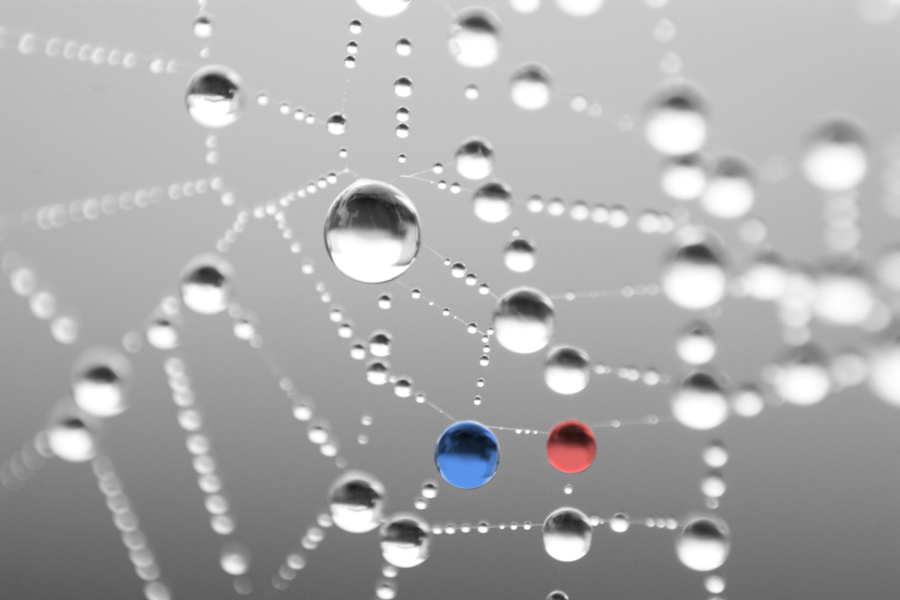
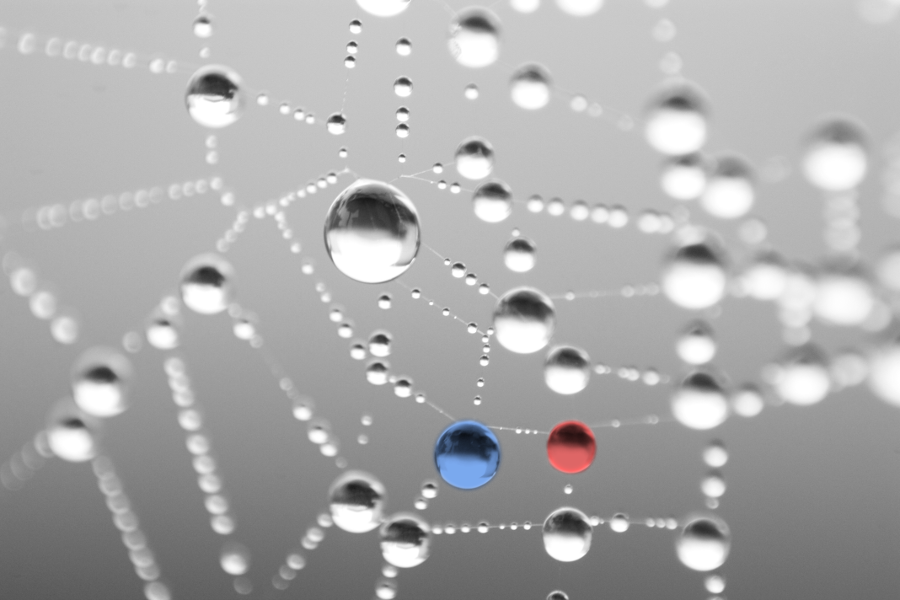
The second 900 × 600 image is a revision of the first. Changes to its layers:
"Capa": opacity 75% → 60%, painted on it over [431, 417, 504, 493]
